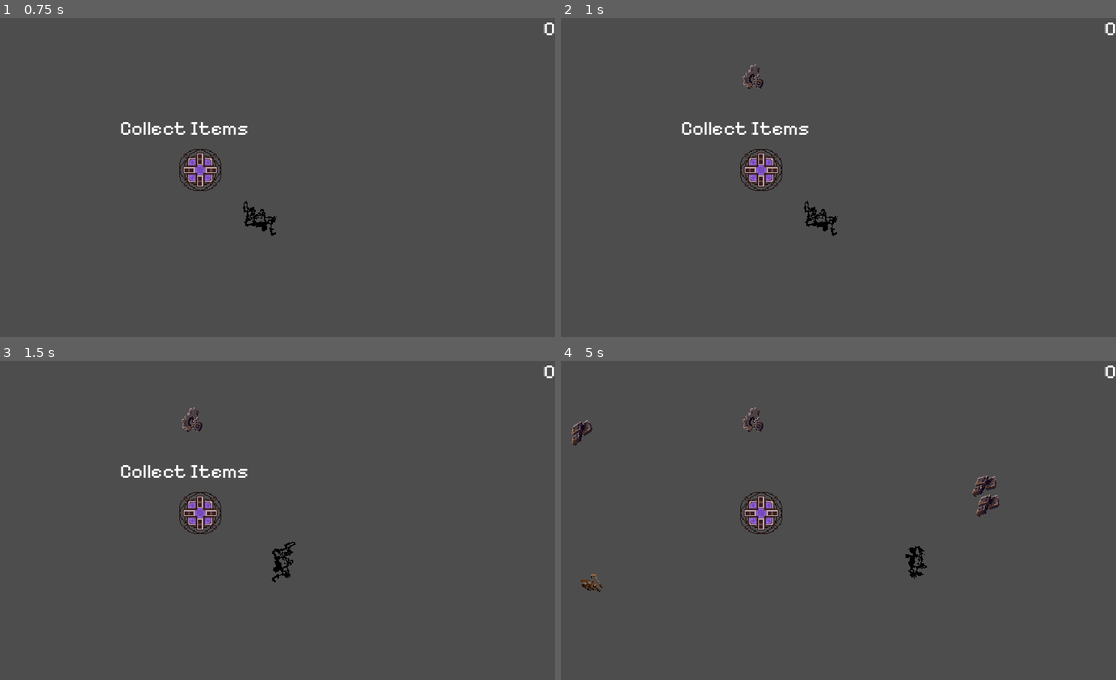
Above: before the commit, frames 1-4 (two rows, left to right).
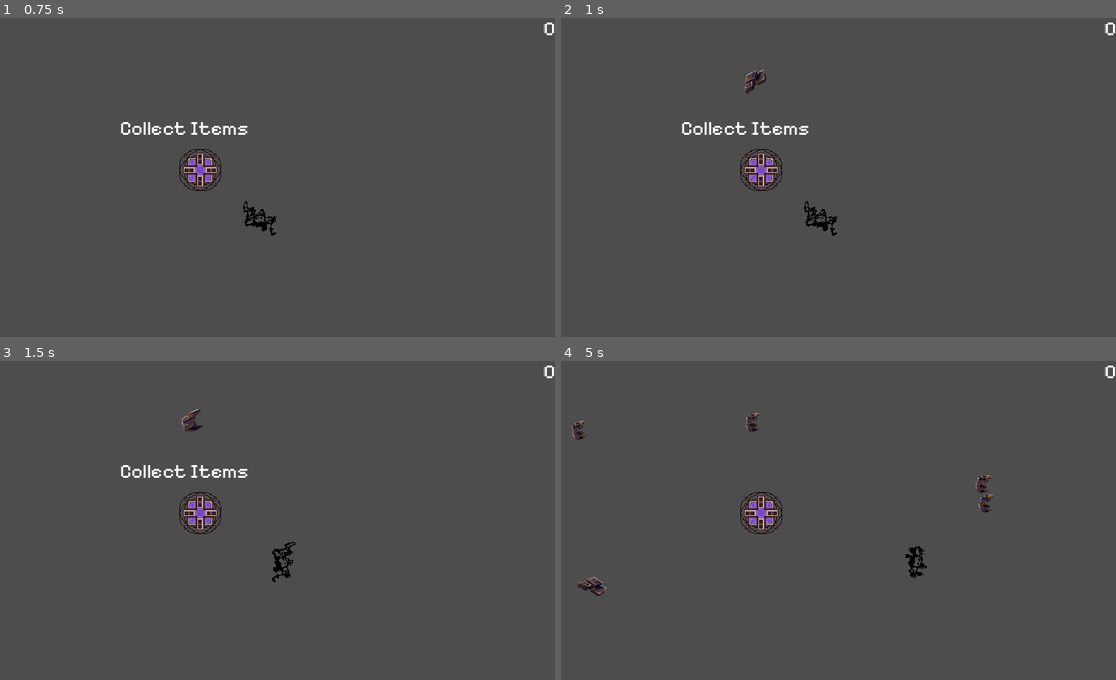
Above: after the commit, the same moments.

Repository: NathanHeaton/Robo-revolution
Game: Godot game, scene res://main.tscn
Two runs of this game, one before a commit and one after it. Both use one fixed random seed, a clock stepped at 60 frames per second and the inputs below.
Inputs (mouse positions are in pixels of both pictures, inside the frame that each line leads up to):
- Up to frame 1 (0.75 s): click "New Game" at 0.5 s
- Up to frame 2 (1 s): no input
- Up to frame 3 (1.5 s): move the mouse to (388, 507) at 1.27 s; hold D (move_right) from 1.28 s (still down)
- Up to frame 4 (5 s): move the mouse to (694, 542) at 2.02 s; release D (move_right) at 2.03 s; hold S (move_down) 2.03-2.78 s; move the mouse to (877, 453) at 2.77 s; hold D (move_right) 2.78-3.53 s; move the mouse to (788, 590) at 3.52 s; hold W (move_up) 3.53-4.28 s; move the mouse to (993, 574) at 4.27 s; hold A (move_left) from 4.28 s (still down)

Frame 1 is identical in both runs. In frame 2, 0.2% of the frame differs, in the area x 32-38%, y 14-24%; in frame 3, 0.1%; in frame 4, 0.7%, in the area x 1-80%, y 14-74%.

Commit message:
added dict for items and start working on item slection functions

Diff:
--- /dev/null
+++ b/robo-revolution/item_creator.gd
@@ -0,0 +1,48 @@
+extends Node
+
+@export var scrap_treasure: PackedScene
+
+var item_data: Dictionary = {
+	"scrap":{
+		"name": "scrap",
+		"value": 3,
+		"rarity": 0,
+		"type": "scrap",
+		"weight": 2,
+		"locations":["Scrapyard","UndergroundStorage"]
+	},
+	"plastic":{
+		"name": "plastic",
+		"value": 3,
+		"rarity": 3,
+	},
+}
+
+func spawn_item(rarity: int, location: String, type: String, item_scene):
+
+	var item = pick_item(rarity, location, type)
+
+	var item_instance = item_scene.instantiate()
+	item_instance._spawn_loot_type(item)
+
+	return item_instance
+
+func pick_item(rarity: int, location: String, type: String ):
+	var item # the specific loot item that is picked
+	var keys = item_data.keys()
+
+	for items in item_data: # goes through all items to find the right item
+		if (item_data[items].get("rarity") == rarity):
+			item = item_data[items]
+
+
+	return item
+
+# Called when the node enters the scene tree for the first time.
+func _ready() -> void:
+	pass # Replace with function body.
+
+
+# Called every frame. 'delta' is the elapsed time since the previous frame.
+func _process(delta: float) -> void:
+	pass
--- /dev/null
+++ b/robo-revolution/item_creator.tscn
@@ -0,0 +1,6 @@
+[gd_scene load_steps=2 format=3 uid="uid://cbh7nw33q7mn7"]
+
+[ext_resource type="Script" path="res://item_creator.gd" id="1_2vs4u"]
+
+[node name="Item_creator" type="Node" groups=["scrapTreasure"]]
+script = ExtResource("1_2vs4u")
--- a/robo-revolution/main.gd
+++ b/robo-revolution/main.gd
@@ -21,7 +21,7 @@
 
 
 func _on_item_collector_collect(body: Node) -> void:
-	money += 40
+	money += body.get_value()
 	print("money gained")
 	$HUD.update_money(money)
 	body.queue_free()
@@ -42,7 +42,9 @@
 
 
 func _spawn_loot() -> void:
-	var loot = scrap_treasure.instantiate()
+
+	var loot = $Item_creator.spawn_item(0,"Scrapyard", "scrap", scrap_treasure)
+
 
 	var loot_spawn_location = $Temp_Item_spawn/spawn_location
 	loot_spawn_location.progress_ratio = randf()
--- a/robo-revolution/main.tscn
+++ b/robo-revolution/main.tscn
@@ -6,6 +6,7 @@
 [ext_resource type="PackedScene" uid="uid://dkgn3ys5nt1ao" path="res://item_collector.tscn" id="4_q373p"]
 [ext_resource type="PackedScene" uid="uid://3pke8c3v8xbd" path="res://hud.tscn" id="5_h1go3"]
 [ext_resource type="PackedScene" uid="uid://bgplxom4d71ao" path="res://walls.tscn" id="6_o4jhg"]
+[ext_resource type="PackedScene" uid="uid://cbh7nw33q7mn7" path="res://item_creator.tscn" id="7_8vil2"]
 
 [sub_resource type="Curve2D" id="Curve2D_ijyt7"]
 _data = {
@@ -39,6 +40,8 @@
 
 [node name="Walls" parent="." instance=ExtResource("6_o4jhg")]
 
+[node name="Item_creator" parent="." instance=ExtResource("7_8vil2")]
+
 [connection signal="push" from="Player" to="." method="_on_player_push"]
 [connection signal="timeout" from="loot_spawn_timer" to="." method="_spawn_loot"]
 [connection signal="collect" from="Item_Collector" to="." method="_on_item_collector_collect"]
--- a/robo-revolution/scrap_treasure.gd
+++ b/robo-revolution/scrap_treasure.gd
@@ -3,15 +3,27 @@
 
 # Called when the node enters the scene tree for the first time.
 func _ready() -> void:
-	var scrap_treasure_types = Array($AnimatedSprite2D.sprite_frames.get_animation_names())
-	$AnimatedSprite2D.animation = scrap_treasure_types.pick_random()
-
 	contact_monitor = true
 
 	max_contacts_reported = 1
+
+
+func _spawn_loot_type(item):
+
+
+	$AnimatedSprite2D.play(item.name)
+
+
+	#print(scrap_treasure_types.filter( func(item): return item))
+	#print(scrap_treasure_types.filter( func(item): return item == "scarp"))
+	#$AnimatedSprite2D.animation = scrap_treasure_types.filter( func(item): return item == "scarp")
 
 
 
 # Called every frame. 'delta' is the elapsed time since the previous frame.
 func _process(delta: float) -> void:
 	pass
+
+
+func get_value() -> int:
+	return 3
--- a/robo-revolution/scrap_treasure.tscn
+++ b/robo-revolution/scrap_treasure.tscn
@@ -144,4 +144,4 @@
 [node name="AnimatedSprite2D" type="AnimatedSprite2D" parent="."]
 scale = Vector2(3, 3)
 sprite_frames = SubResource("SpriteFrames_kt7y1")
-animation = &"gears"
+animation = &"scrap"
Not shown: 1 places in robo-revolution/main.tscn that only renumber resources
